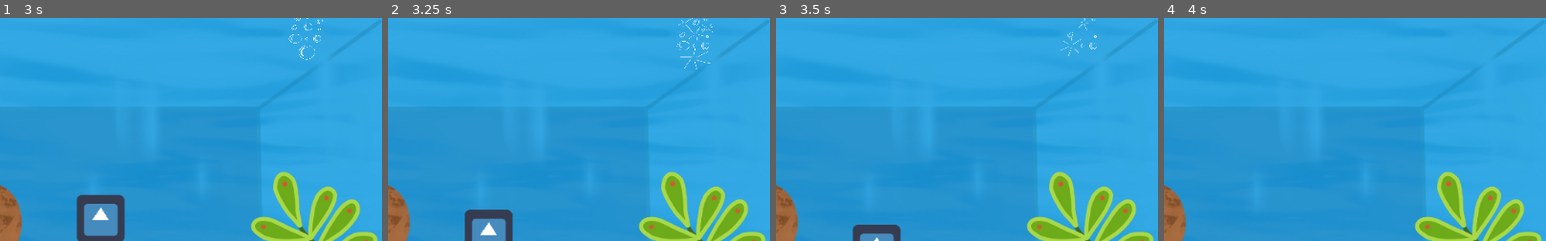
Above: before the commit, frames 1-4 (left to right).
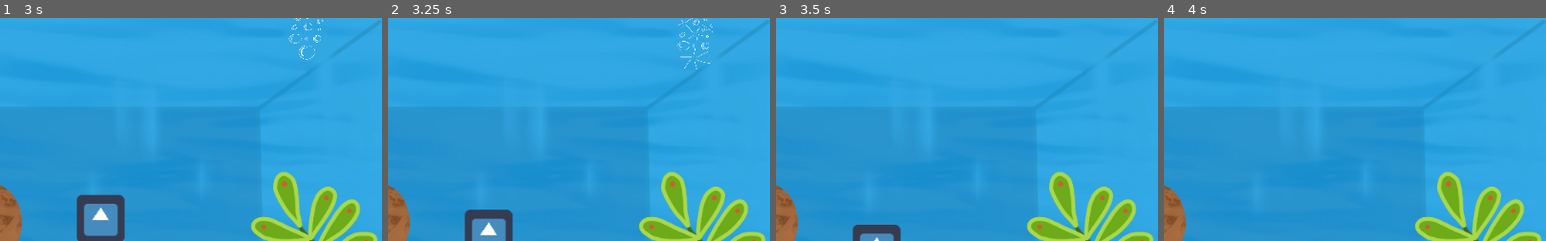
Above: after the commit, the same moments.

Repository: Quinnsicle/Aquarium
Game: Godot game, scene res://Scenes/Aquarium.tscn
Same seed, same stepped clock (60 frames per second), same inputs: the game is played once before the commit and once after it. The engine's default icon, where the game draws it, is replaced by a stand-in: a white triangle on a blue panel in a dark square.
Inputs (mouse positions are % of the whole screen's width and height, from its top left):
- Up to frame 1 (3 s): tap Enter at 0.5, 2 s; move the mouse to (72, 45) at 0.52 s; right-click (72, 45) at 0.6 s; tap Space at 1.25 s; move the mouse to (30, 55) at 1.27 s; right-click (30, 55) at 1.35 s; move the mouse to (60, 28) at 2.02 s; click (60, 28) at 2.1 s; right-click (60, 28) at 2.3 s; move the mouse to (45, 70) at 2.77 s; right-click (45, 70) at 2.85 s
- Up to frame 2 (3.25 s): no input
- Up to frame 3 (3.5 s): no input
- Up to frame 4 (4 s): move the mouse to (80, 65) at 3.52 s; right-click (80, 65) at 3.6 s
The pictures show only the part of the screen within x 50-100%, y 0-50%; the shares and areas given below are measured in that part.

Frames 1-2 are identical in both runs. In frame 3, 0.2% of the frame differs, in the area x 74-84%, y 0-18%; in frame 4, nothing differs.

Commit message:
Bubble Changes

Diff:
--- a/Scenes/BubblePop.tscn
+++ /dev/null
@@ -1,42 +0,0 @@
-[gd_scene load_steps=4 format=2]
-
-[ext_resource path="res://Assets/img/Bubbles_4.png" type="Texture" id=1]
-
-[sub_resource type="Animation" id=1]
-resource_name = "Pop"
-step = 0.03
-
-[sub_resource type="GDScript" id=2]
-script/source = "extends AnimationPlayer
-
-onreadyu var
-
-# Declare member variables here. Examples:
-# var a = 2
-# var b = \"text\"
-
-
-# Called when the node enters the scene tree for the first time.
-func _ready():
-	change_anim('run')
-
-func change_anim(new_anim):
-	if cur_anim != new_anim:
-		anim.play(new_anim)
-		cur_anim = new_anim
-# Called every frame. 'delta' is the elapsed time since the previous frame.
-#func _process(delta):
-#	pass
-"
-
-[node name="BubblePop" type="AnimationPlayer"]
-autoplay = "Pop"
-anims/Pop = SubResource( 1 )
-script = SubResource( 2 )
-__meta__ = {
-"_edit_horizontal_guides_": [ -36.3224 ]
-}
-
-[node name="Bubbles_4" type="Sprite" parent="."]
-scale = Vector2( 0.05, 0.047 )
-texture = ExtResource( 1 )
--- a/Scripts/Bubble.gd
+++ b/Scripts/Bubble.gd
@@ -2,7 +2,6 @@
 
 var motion = Vector2()
 var state = 0
-var velocity = Vector2()
 #0 for nothing, 1=right, 2=left
 
 func _physics_process(delta):
@@ -18,18 +17,14 @@
 
 	move_and_slide(motion, Vector2(0, -1))
 
-	#velocity = move_and_slide(velocity)
-	#for i in get_slide_count():
-		#var collision = get_slide_collision(i)
-		#print("Collision", collision.collider.name);
+	if is_on_ceiling():
 
-	if is_on_ceiling():
 		var timer = Timer.new()
 		self.add_child(timer)
 		$AnimatedSprite.play("pop")
 
 		timer.connect("timeout", self, "queue_free")
-		timer.set_wait_time(.8)
+		timer.set_wait_time(.5)
 		timer.start()
 
 
